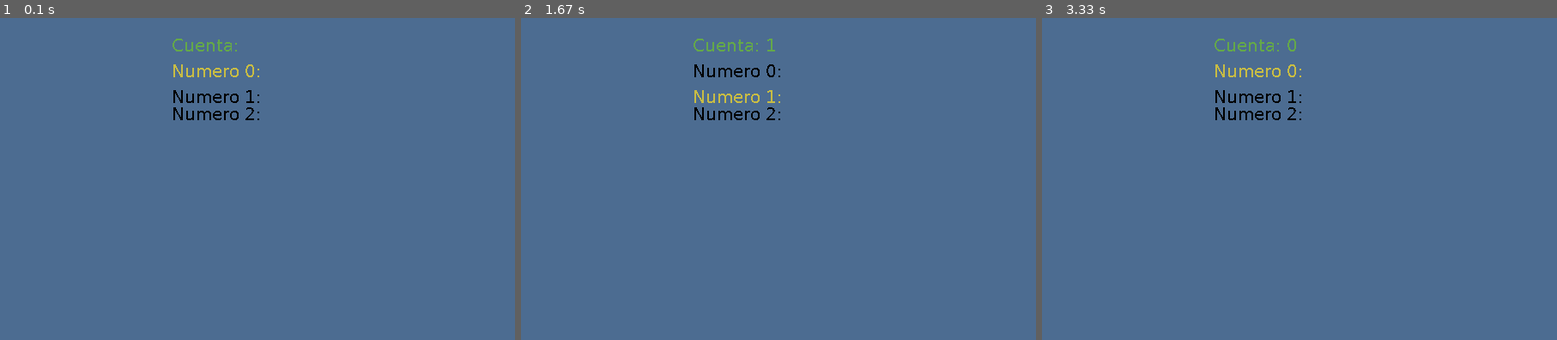
Above: before the commit, frames 1-3 (left to right).
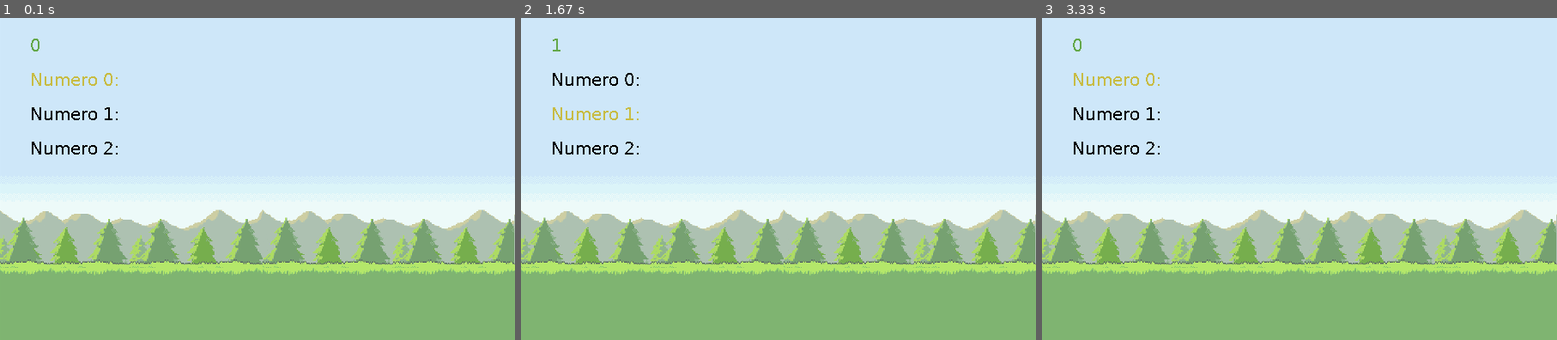
Above: after the commit, the same moments.

Repository: m1d33l/Pygame-Batalla
Game: pygame game, started from Menu.py
The game is run twice, just before and just after one commit, with the same random seed, the same clock (stepped at 60 frames per second) and the same inputs. The source is Python 2; it was converted automatically to run under Python 3.
Inputs:
- Up to frame 1 (0.1 s): no input
- Up to frame 2 (1.67 s): tap S at 0.33 s; hold Down 1.17-1.63 s
- Up to frame 3 (3.33 s): hold Up 1.67-2.03 s; hold Down 2.07-2.43 s; hold Up 2.47-2.77 s; hold Down 2.8-3.1 s; hold Up from 3.13 s (still down)

The runs differ from the first frame. In frame 1, 100% of the frame differs, in the area x 0-100%, y 0-100%; in frame 2, 100%; in frame 3, 100%.

Commit message:
Save Batalla

Diff:
--- a/Batalla_Menu.py
+++ b/Batalla_Menu.py
@@ -6,7 +6,7 @@
 #Variables. Inicializar:
 posX,posY,posXenemigo,posYenemigo = 65,197,250,125
 #VidaDePersonaje,VidaEnemigo = 120,350
-Contador,e,S = 0,0,False
+Contador,e,S,aleatorio = 0,0,False,200
 a = 0
 rojo,azul,negro,amarillo,verde = (170,58,46),(76,108,145),(0,0,0),(200,188,68),(100,168,74)
 color = rojo
@@ -17,21 +17,25 @@
 CARGAR = PQuieto
 EQuieto = pygame.image.load("Enemigo/Enemigo0.png")#0~7
 ENEMIGO = EQuieto
+GOLPE = pygame.image.load("Enemigo/Llamas/vacio.png")
+GOLPE2 = GOLPE
 
 #Ventana: Parametros iniciales
 pygame.init()
 ventana = pygame.display.set_mode((600,375))
 pygame.display.set_caption("Batalla")
 fuente = pygame.font.SysFont("Verdana",20)
-cuenta = fuente.render("Cuenta: "+str(Contador),0,verde)
+cuenta = fuente.render(str(Contador),0,verde)
 c0 = fuente.render("Ataque 1",0,negro)
 c1 = fuente.render("Ataque 2",0,negro)
 c2 = fuente.render("Ataque 3",0,negro)
 
 def CargaInicial(): #Cargas en ventana
     ventana.blit(FondoVentana,(0,0))
+    ventana.blit(GOLPE,(posX,posY-95))
     ventana.blit(CARGAR,(posX,posY))
     ventana.blit(ENEMIGO,(posXenemigo,posYenemigo))
+    ventana.blit(GOLPE2,(posXenemigo+100,posYenemigo-30))
     ventana.blit(cuenta,(35,15))
     ventana.blit(c0,(35,55))
     ventana.blit(c1,(35,95))
@@ -44,6 +48,8 @@
         ventana.blit(FondoVentana,(0,0))
         ventana.blit(CARGAR,(posX,posY))
         ventana.blit(ENEMIGO,(posXenemigo,posYenemigo))
+        ventana.blit(GOLPE,(posX,posY))
+        ventana.blit(GOLPE2,(posXenemigo+100,posYenemigo-30))
         ventana.blit(cuenta,(35,15))
         ventana.blit(c0,(35,55))
         ventana.blit(c1,(35,95))
@@ -65,11 +71,11 @@
                 if evento.key == K_DOWN:
                     if Contador < 2:
                         Contador += 1
-                        cuenta = fuente.render("Cuenta: "+str(Contador),0,verde)
+                        cuenta = fuente.render(str(Contador),0,verde)
                 elif evento.key == K_UP:
                     if Contador > 0:
                         Contador -= 1
-                        cuenta = fuente.render("Cuenta: "+str(Contador),0,verde)
+                        cuenta = fuente.render(str(Contador),0,verde)
                 elif evento.key == K_s:
                     print "S: Presionada"
                     S = True
@@ -89,7 +95,8 @@
                         pygame.time.wait(130)
                         pygame.display.update()
                     posX -= 200
-
+                    aleatorio = randint(0,100)
+                    print "Aleatorio: "+str(aleatorio)
 #----------- Menu --------------------------------------------------------------
             if Contador == 0:
                 c0 = fuente.render("Ataque 0: ",0,color)
@@ -124,7 +131,7 @@
                 c1 = fuente.render("Ataque 1: ",0,negro)
             #-------------------------------------------------
             if Contador == 2:
-                c2 = fuente.render("Ataque 3: ",0,color)
+                c2 = fuente.render("Ataque 2: ",0,color)
                 if S == True:
                     S = False
                     print "Ataque 2"
@@ -139,6 +146,26 @@
             else:
                 c2 = fuente.render("Ataque 2: ",0,negro)
 
+            if aleatorio < 40:
+                posYenemigo -= 30
+                for a in range(0,5):
+                    GOLPE = pygame.image.load("Enemigo/Llamas/llamasA-"+str(a)+".png")
+                    CargaInicial()
+                    pygame.time.wait(120)
+                    pygame.display.update()
+                GOLPE = pygame.image.load("Enemigo/Llamas/vacio.png")
+                aleatorio = 200
+                posYenemigo += 30
+            elif aleatorio > 40 and aleatorio < 80:
+                posYenemigo += 30
+                for a in range(0,6):
+                    GOLPE2 = pygame.image.load("Enemigo/Llamas/llamasflotantes-"+str(a)+".png")
+                    CargaInicial()
+                    pygame.time.wait(120)
+                    pygame.display.update()
+                GOLPE2 = pygame.image.load("Enemigo/Llamas/vacio.png")
+                aleatorio = 200
+                posYenemigo -= 30
 #----------- End ---------------------------------------------------------------
 
 #Ejecutar/Actualizar ventana:
--- /dev/null
+++ b/Botones.py
@@ -0,0 +1,117 @@
+import pygame, sys
+from pygame.locals import *
+
+Contador,subcontador,S,submenu0,submenu1,submenu2 = 0,0,False,False,False,False
+rojo,azul,negro,amarillo,verde = (170,58,46),(76,108,145),(0,0,0),(200,188,68),(100,168,74)
+color = negro
+FondoVentana = pygame.image.load("Fondos/imgFondo1peq.png")
+
+#Ventana: Parametros iniciales
+pygame.init()
+ventana = pygame.display.set_mode((600,375))
+pygame.display.set_caption("Botones")
+fuente = pygame.font.SysFont("Arial",20)
+cuenta = fuente.render("0",0,verde)
+subcuenta = fuente.render("o",0,rojo)
+c0 = fuente.render("Opcion 0: ",0,negro)
+c0_sma = fuente.render("Opcion 0.1 ",0,rojo)
+c0_smb = fuente.render("Opcion 0.2 ",0,rojo)
+c1 = fuente.render("Opcion 1: ",0,negro)
+c1_sma = fuente.render("Opcion 1.1 ",0,rojo)
+c1_smb = fuente.render("Opcion 1.2 ",0,rojo)
+c2 = fuente.render("Opcion 2: ",0,negro)
+c2_sma = fuente.render("Opcion 2.1 ",0,rojo)
+c2_smb = fuente.render("Opcion 2.2 ",0,rojo)
+
+def CargaInicial(): #Cargas en ventana
+    ventana.blit(FondoVentana,(0,0))
+    ventana.blit(cuenta,(35,20))
+    ventana.blit(subcuenta,(55,20))
+    ventana.blit(c0,(35,60))
+    if submenu0 == True:
+        ventana.blit(c0_sma,(140,60))
+        ventana.blit(c0_smb,(260,60))
+    ventana.blit(c1,(35,100))
+    if submenu1 == True:
+        ventana.blit(c1_sma,(140,100))
+        ventana.blit(c1_smb,(260,100))
+    ventana.blit(c2,(35,140))
+    if submenu2 == True:
+        ventana.blit(c2_sma,(140,140))
+        ventana.blit(c2_smb,(260,140))
+
+def submenus():
+    if submenu0 == True:
+        c0_sma = fuente.render("Opcion 0.1 ",0,azul)
+    else:
+        c0_sma = fuente.render("Opcion 0.1 ",0,rojo)
+
+#Ejecucion:
+while True:
+    CargaInicial()
+    for evento in pygame.event.get():
+        #Cerrar ventana:
+            if evento.type == QUIT:
+                pygame.quit()
+                sys.exit()
+        #Presionar tecla: Movimiento Lateral
+            elif evento.type == pygame.KEYDOWN:
+                if evento.key == K_DOWN:
+                    if Contador < 2:
+                        Contador += 1
+                        cuenta = fuente.render(str(Contador),0,verde)
+                elif evento.key == K_UP:
+                    if Contador > 0:
+                        Contador -= 1
+
+                elif evento.key == K_RIGHT:
+                    if subcontador < 1:
+                        subcontador += 1
+                        subcuenta = fuente.render(str(subcontador),0,rojo)
+                elif evento.key == K_LEFT:
+                    if subcontador > 0:
+                        subcontador -= 1
+                        subcuenta = fuente.render(str(subcontador),0,rojo)
+
+                elif evento.key == K_s:
+                    S = True
+                    print "-> S"
+            #KEYDOWN
+            #Menu:
+            if Contador == 0:
+                c0 = fuente.render("Opcion 0: ",0,amarillo)
+                if S == True:
+                    S = False
+                    submenu0 = True
+                if subcontador == 0:
+                    c0_sma = fuente.render("Opcion 0.1 ",0,azul)
+                    c0_smb = fuente.render("Opcion 0.1 ",0,rojo)
+                else:
+                    c0_sma = fuente.render("Opcion 0.1 ",0,rojo)
+                    c0_smb = fuente.render("Opcion 0.1 ",0,azul)
+            else:
+                c0 = fuente.render("Opcion 0: ",0,negro)
+                submenu0 = False
+            #-------------------------------------------------
+            if Contador == 1:
+                c1 = fuente.render("Opcion 1: ",0,amarillo)
+                if S == True:
+                    S = False
+                    submenu1 = True
+            else:
+                c1 = fuente.render("Opcion 1: ",0,negro)
+                submenu1 = False
+            #-------------------------------------------------
+            if Contador == 2:
+                c2 = fuente.render("Opcion 2: ",0,amarillo)
+                if S == True:
+                    S = False
+                    submenu2 = True
+            else:
+                c2 = fuente.render("Opcion 2: ",0,negro)
+                submenu2 = False
+    #FOR: evento
+
+
+#Ejecutar/Actualizar ventana:
+    pygame.display.update()
--- a/Menu.py
+++ b/Menu.py
@@ -4,23 +4,24 @@
 Contador,S = 0,False
 rojo,azul,negro,amarillo,verde = (170,58,46),(76,108,145),(0,0,0),(200,188,68),(100,168,74)
 color = negro
+FondoVentana = pygame.image.load("Fondos/imgFondo1peq.png")
 
 #Ventana: Parametros iniciales
 pygame.init()
 ventana = pygame.display.set_mode((600,375))
 pygame.display.set_caption("Menu")
 fuente = pygame.font.SysFont("Verdana",20)
-cuenta = fuente.render("Cuenta: ",0,verde)
+cuenta = fuente.render("0",0,verde)
 c0 = fuente.render("Numero 0: ",0,negro)
 c1 = fuente.render("Numero 1: ",0,negro)
 c2 = fuente.render("Numero 2: ",0,negro)
 
 def CargaInicial(): #Cargas en ventana
-    ventana.fill(azul)
-    ventana.blit(cuenta,(200,20))
-    ventana.blit(c0,(200,50))
-    ventana.blit(c1,(200,80))
-    ventana.blit(c2,(200,100))
+    ventana.blit(FondoVentana,(0,0))
+    ventana.blit(cuenta,(35,20))
+    ventana.blit(c0,(35,60))
+    ventana.blit(c1,(35,100))
+    ventana.blit(c2,(35,140))
 #Ejecucion:
 while True:
     CargaInicial()
@@ -34,11 +35,11 @@
                 if evento.key == K_DOWN:
                     if Contador < 2:
                         Contador += 1
-                        cuenta = fuente.render("Cuenta: "+str(Contador),0,verde)
+                        cuenta = fuente.render(str(Contador),0,verde)
                 elif evento.key == K_UP:
                     if Contador > 0:
                         Contador -= 1
-                        cuenta = fuente.render("Cuenta: "+str(Contador),0,verde)
+                        cuenta = fuente.render(str(Contador),0,verde)
                 elif evento.key == K_s:
                     print "S: Presionada"
                     S = True
Binary file added: Enemigo/Hielo/ice-0.png
Binary file added: Enemigo/Hielo/ice-1.png
Binary file added: Enemigo/Hielo/ice-10.png
Binary file added: Enemigo/Hielo/ice-11.png
Binary file added: Enemigo/Hielo/ice-12.png
Binary file added: Enemigo/Hielo/ice-13.png
Binary file added: Enemigo/Hielo/ice-14.png
Binary file added: Enemigo/Hielo/ice-2.png
Binary file added: Enemigo/Hielo/ice-3.png
Binary file added: Enemigo/Hielo/ice-4.png
Binary file added: Enemigo/Hielo/ice-5.png
Binary file added: Enemigo/Hielo/ice-6.png
(and 15 more such lines)
